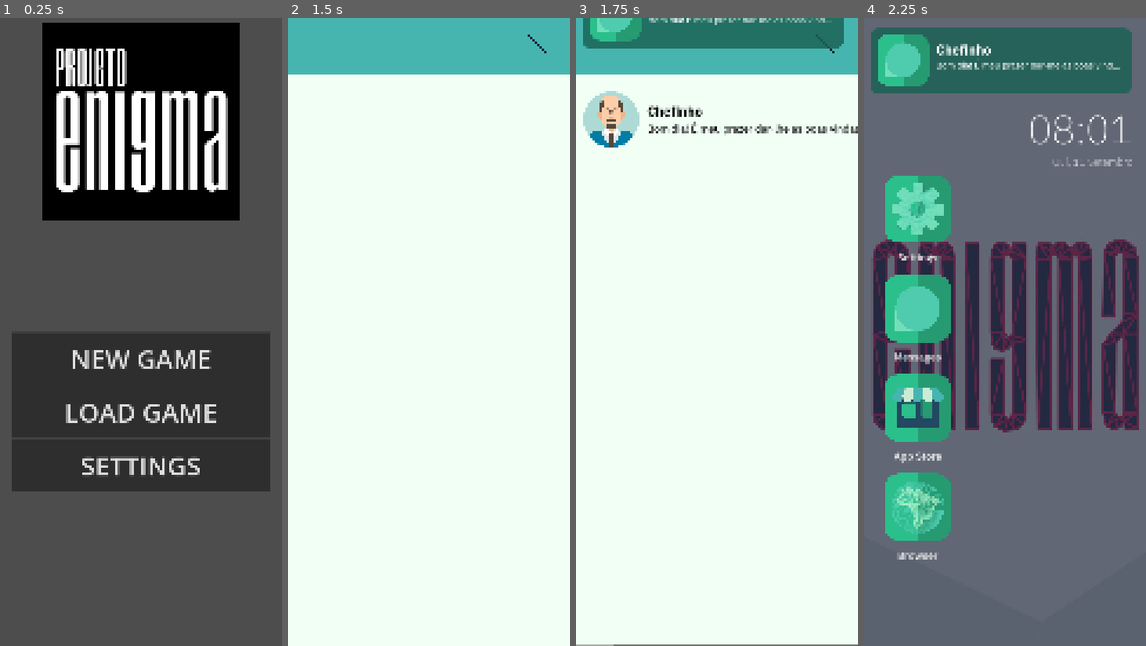
Above: before the commit, frames 1-4 (left to right).
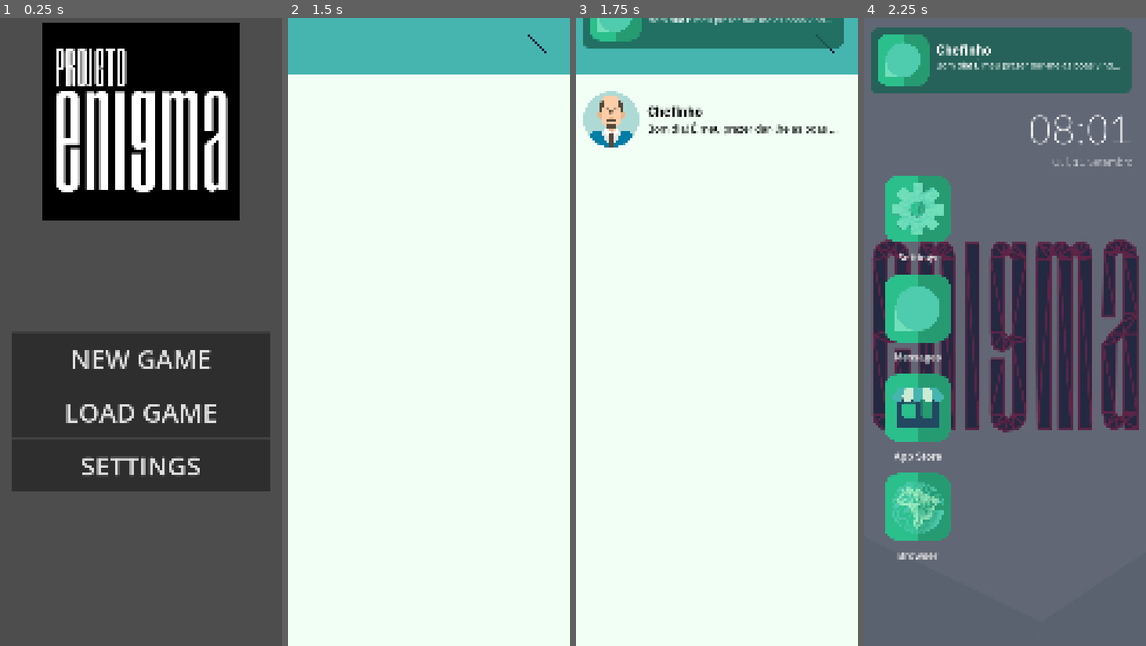
Above: after the commit, the same moments.

Repository: StudioENIGMA/ProjectENIGMA
Game: Godot game, scene res://scenes/main.tscn
The game is run twice, just before and just after one commit, with the same random seed, the same clock (stepped at 60 frames per second) and the same inputs. The engine's default icon, where the game draws it, is replaced by a stand-in: a white triangle on a blue panel in a dark square.
Inputs (mouse positions are in pixels of both pictures, inside the frame that each line leads up to):
- Up to frame 1 (0.25 s): no input
- Up to frame 2 (1.5 s): click "NEW GAME" at 0.5 s; click "Messages" at 1.25 s
- Up to frame 3 (1.75 s): no input
- Up to frame 4 (2.25 s): click (1114, 43) at 2 s

Frames 1-2 are identical in both runs. In frame 3, 0.3% of the frame differs, in the area x 0-100%, y 16-100%; in frame 4, nothing differs.

Commit message:
[0.3.3] FIX :: FIXED TEXT CLIPPING IN CONVERSATION
Fixed text clipping in conversation row message

Body:
(*) changed text clipping from conversation row to ellipsis

from: [0.3.2]

Diff:
--- a/scenes/conversation_row.tscn
+++ b/scenes/conversation_row.tscn
@@ -42,11 +42,13 @@
 text = "Chefinho"
 
 [node name="message" type="Label" parent="HBoxContainer/VBoxContainer"]
+custom_minimum_size = Vector2(750, 0)
 layout_mode = 2
 theme_override_colors/font_color = Color(0, 0, 0, 1)
 theme_override_fonts/font = ExtResource("2_2huwx")
 theme_override_font_sizes/font_size = 40
 text = "Bom dia, como vai seu trabalho?"
+text_overrun_behavior = 3
 
 [node name="Button" type="Button" parent="."]
 modulate = Color(1, 1, 1, 0)
Not shown: 2 places in scenes/game_screen.tscn that only renumber resources
